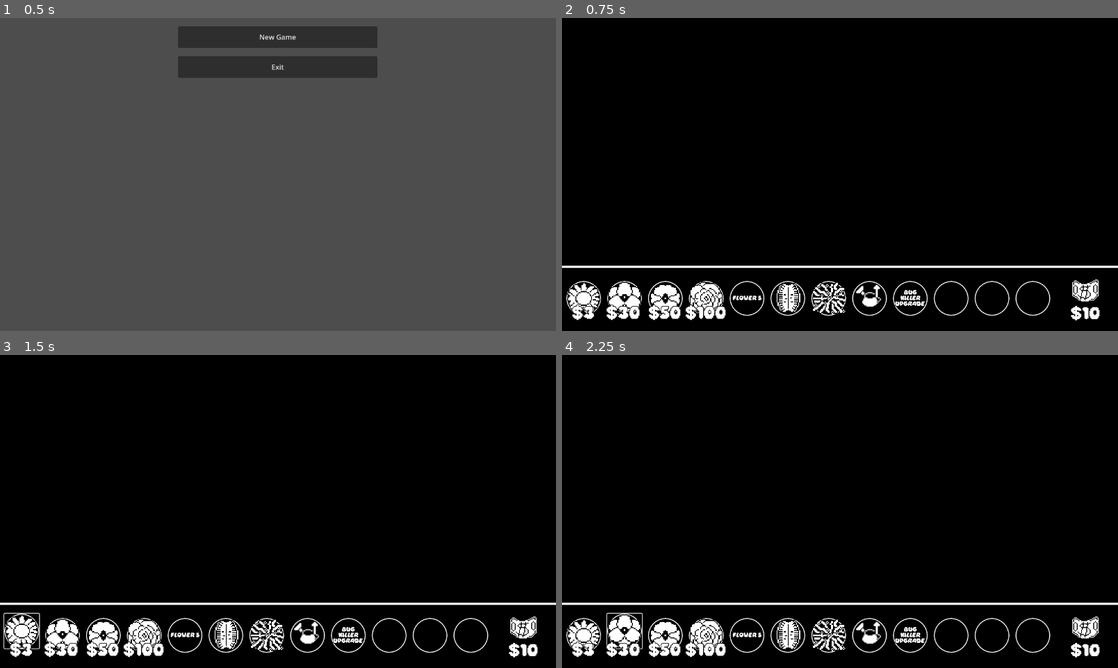
Above: before the commit, frames 1-4 (two rows, left to right).
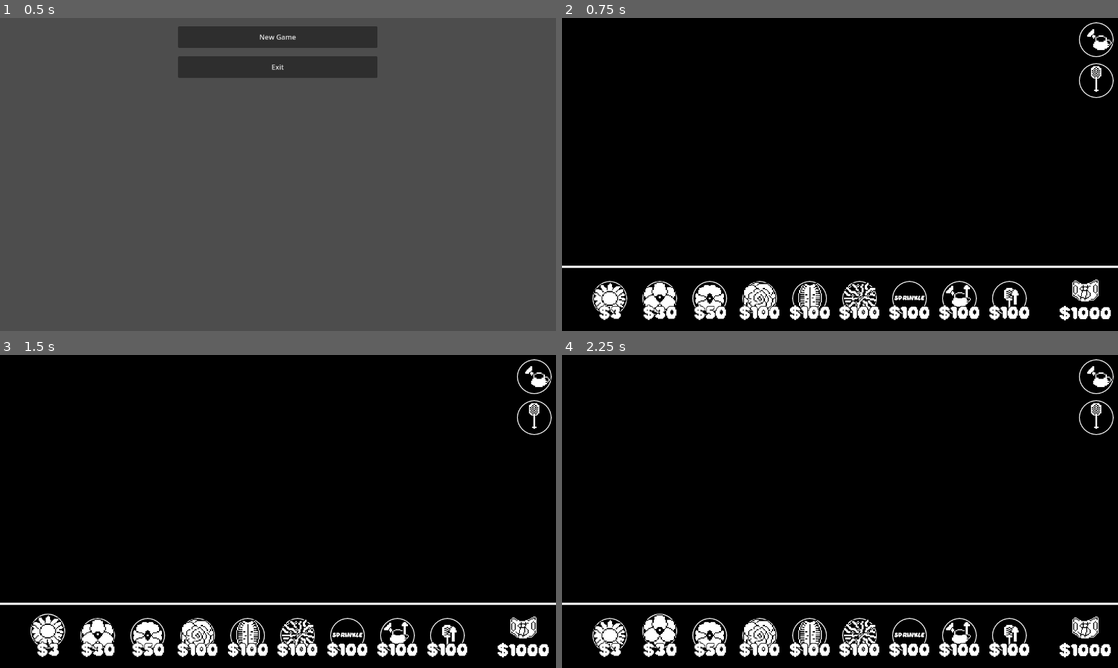
Above: after the commit, the same moments.

Repository: Dargothur/NRG_B1T
Game: Godot game, scene res://Scenes/Levels/main_menu.tscn
Two runs of this game, one before a commit and one after it. Both use one fixed random seed, a clock stepped at 60 frames per second and the inputs below.
Inputs (mouse positions are in pixels of both pictures, inside the frame that each line leads up to; where the layout moved, square brackets give the same spot in the first picture):
- Up to frame 1 (0.5 s): no input
- Up to frame 2 (0.75 s): click "New Game" at 0.5 s
- Up to frame 3 (1.5 s): click (50, 636) [22, 636] at 1.25 s
- Up to frame 4 (2.25 s): click (662, 636) [623, 636] at 2 s

Frame 1 is identical in both runs. In frame 2, 6.3% of the frame differs, in the area x 0-100%, y 1-97%; in frame 3, 6.5%; in frame 4, 6.5%.

Commit message:
More stuffs

Diff:
--- a/Assets/Objects/aphid.tscn
+++ b/Assets/Objects/aphid.tscn
@@ -8,7 +8,7 @@
 
 [node name="AnimatedSprite2D" type="AnimatedSprite2D" parent="."]
 sprite_frames = ExtResource("1_ms80v")
-frame_progress = 0.769953
+frame_progress = 0.510536
 
 [node name="CollisionShape2D" type="CollisionShape2D" parent="."]
 shape = SubResource("CapsuleShape2D_pfsbd")
--- a/Assets/Objects/coin.tscn
+++ b/Assets/Objects/coin.tscn
@@ -22,7 +22,7 @@
 texture_filter = 1
 sprite_frames = ExtResource("2_nyhc2")
 autoplay = "default"
-frame_progress = 0.12076
+frame_progress = 0.80673
 
 [node name="AudioStreamPlayer2D" type="AudioStreamPlayer2D" parent="."]
 stream = ExtResource("3_nyhc2")
--- a/Assets/Objects/flower.tscn
+++ b/Assets/Objects/flower.tscn
@@ -11,8 +11,9 @@
 [node name="Flower Animation" type="AnimatedSprite2D" parent="."]
 texture_filter = 1
 sprite_frames = ExtResource("2_ojd4l")
+animation = &"wilted"
 autoplay = "default"
-frame_progress = 0.64277
+frame_progress = 0.014564
 metadata/_edit_lock_ = true
 
 [node name="CollisionShape2D" type="CollisionShape2D" parent="."]
--- /dev/null
+++ b/Assets/Objects/watering_can.tscn
@@ -0,0 +1,12 @@
+[gd_scene load_steps=3 format=3 uid="uid://bxoyqgmv3ribv"]
+
+[ext_resource type="Script" uid="uid://diohtae6y6xxf" path="res://watering_can.gd" id="1_xcyei"]
+
+[sub_resource type="CircleShape2D" id="CircleShape2D_aigni"]
+radius = 16.0
+
+[node name="watering_can" type="Area2D"]
+script = ExtResource("1_xcyei")
+
+[node name="CollisionShape2D" type="CollisionShape2D" parent="."]
+shape = SubResource("CircleShape2D_aigni")
--- /dev/null
+++ b/Assets/Scripts/btn_bug_killer.gd
@@ -0,0 +1,7 @@
+extends Button
+
+var bug_killer = load("res://Assets/Images/Fly Swatter/Fly Swatter.png")
+
+func _on_pressed() -> void:
+	GameMaster.current_tool = GameMaster.Tool.BUG_KILLER
+	Input.set_custom_mouse_cursor(bug_killer)
--- /dev/null
+++ b/Assets/Scripts/btn_watering_can.gd
@@ -0,0 +1,7 @@
+extends Button
+
+var watering_can = load("res://Assets/Images/Watering Can/Watering-Can.png")
+
+func _on_pressed() -> void:
+	GameMaster.current_tool = GameMaster.Tool.WATERING_CAN
+	Input.set_custom_mouse_cursor(watering_can)
--- a/Assets/Scripts/coin.gd
+++ b/Assets/Scripts/coin.gd
@@ -41,7 +41,6 @@
 
 func _physics_process(delta: float) -> void:
 	if(clicked):
-		print(t)
 		if(t < 1.0):
 			t += delta * 0.4
 		else:
--- a/Assets/Scripts/game_master.gd
+++ b/Assets/Scripts/game_master.gd
@@ -6,11 +6,13 @@
 	FREESIA,
 	POPPY,
 	ROSE,
+	VINES,
+	FLYTRAP,
 	WATERING_CAN,
 	BUG_KILLER
 }
 
-var player_currency = 10
+var player_currency = 1000
 var player_label_position = null
 var current_tool = Tool.NONE
 var in_garden = false
--- a/Assets/Scripts/garden.gd
+++ b/Assets/Scripts/garden.gd
@@ -4,6 +4,8 @@
 var freesia = load("res://Assets/Images/Flowers/Freesia/icnFreesia.png")
 var poppy = load("res://Assets/Images/Flowers/Poppy/icnPoppy.png")
 var rose = load("res://Assets/Images/Flowers/Rose/icnRose.png")
+var watering_can = load("res://Assets/Images/Watering Can/Watering-Can.png")
+var bug_killer = load("res://Assets/Images/Fly Swatter/Fly Swatter.png")
 
 var spawn_ready = true
 
@@ -11,21 +13,22 @@
 	GameMaster.in_garden = true
 	match GameMaster.current_tool:
 		GameMaster.Tool.DAISY:
-			print("Flower type is Daisy.")
 			Input.set_custom_mouse_cursor(daisy)
 		GameMaster.Tool.FREESIA:
-			print("Flower type is Freesia.")
 			Input.set_custom_mouse_cursor(freesia)
 		GameMaster.Tool.POPPY:
-			print("Flower type is Poppy.")
 			Input.set_custom_mouse_cursor(poppy)
 		GameMaster.Tool.ROSE:
-			print("Flower type is Rose.")
 			Input.set_custom_mouse_cursor(rose)
+		GameMaster.Tool.WATERING_CAN:
+			Input.set_custom_mouse_cursor(watering_can)
+		GameMaster.Tool.BUG_KILLER:
+			Input.set_custom_mouse_cursor(bug_killer)
 
 
 func _on_mouse_exited() -> void:
 	GameMaster.in_garden = false
+	Input.set_custom_mouse_cursor(null)
 
 
 func _process(delta: float) -> void:
@@ -67,6 +70,10 @@
 					new_flower.global_position = get_global_mouse_position()
 					spawn_ready = false
 					GameMaster.player_currency -= 100
+			GameMaster.Tool.WATERING_CAN:
+				pass
+			GameMaster.Tool.BUG_KILLER:
+				pass
 
 func _on_spawn_timer_timeout() -> void:
 	spawn_ready = true
--- a/Assets/SpriteFrames/sprite_frames_freesia.tres
+++ b/Assets/SpriteFrames/sprite_frames_freesia.tres
@@ -1,6 +1,7 @@
-[gd_resource type="SpriteFrames" load_steps=4 format=3 uid="uid://dhdq8dsdm7618"]
+[gd_resource type="SpriteFrames" load_steps=7 format=3 uid="uid://dhdq8dsdm7618"]
 
 [ext_resource type="Texture2D" uid="uid://cavp8e704m16e" path="res://Assets/Images/Flowers/Freesia/Freesia-Sheet.png" id="1_mrf5q"]
+[ext_resource type="Texture2D" uid="uid://02eewlc5baid" path="res://Assets/Images/Flowers/Freesia/Withered-Freesia.png" id="2_bnjcv"]
 
 [sub_resource type="AtlasTexture" id="AtlasTexture_bnjcv"]
 atlas = ExtResource("1_mrf5q")
@@ -8,6 +9,14 @@
 
 [sub_resource type="AtlasTexture" id="AtlasTexture_4rs5m"]
 atlas = ExtResource("1_mrf5q")
+region = Rect2(32, 0, 32, 32)
+
+[sub_resource type="AtlasTexture" id="AtlasTexture_gkw0a"]
+atlas = ExtResource("2_bnjcv")
+region = Rect2(0, 0, 32, 32)
+
+[sub_resource type="AtlasTexture" id="AtlasTexture_t13fj"]
+atlas = ExtResource("2_bnjcv")
 region = Rect2(32, 0, 32, 32)
 
 [resource]
@@ -22,4 +31,15 @@
 "loop": true,
 "name": &"default",
 "speed": 5.0
+}, {
+"frames": [{
+"duration": 1.0,
+"texture": SubResource("AtlasTexture_gkw0a")
+}, {
+"duration": 1.0,
+"texture": SubResource("AtlasTexture_t13fj")
+}],
+"loop": true,
+"name": &"wilted",
+"speed": 4.0
 }]
--- a/Assets/SpriteFrames/sprite_frames_poppy.tres
+++ b/Assets/SpriteFrames/sprite_frames_poppy.tres
@@ -1,6 +1,7 @@
-[gd_resource type="SpriteFrames" load_steps=4 format=3 uid="uid://2n73arfo03at"]
+[gd_resource type="SpriteFrames" load_steps=7 format=3 uid="uid://2n73arfo03at"]
 
 [ext_resource type="Texture2D" uid="uid://cyssf4o8p5ne5" path="res://Assets/Images/Flowers/Poppy/Poppy-Sheet.png" id="1_1nots"]
+[ext_resource type="Texture2D" uid="uid://dgwiaxyeoha74" path="res://Assets/Images/Flowers/Poppy/Withered-Poppy.png" id="2_ldsfn"]
 
 [sub_resource type="AtlasTexture" id="AtlasTexture_ldsfn"]
 atlas = ExtResource("1_1nots")
@@ -8,6 +9,14 @@
 
 [sub_resource type="AtlasTexture" id="AtlasTexture_qx30h"]
 atlas = ExtResource("1_1nots")
+region = Rect2(32, 0, 32, 32)
+
+[sub_resource type="AtlasTexture" id="AtlasTexture_1n1f2"]
+atlas = ExtResource("2_ldsfn")
+region = Rect2(0, 0, 32, 32)
+
+[sub_resource type="AtlasTexture" id="AtlasTexture_60fw5"]
+atlas = ExtResource("2_ldsfn")
 region = Rect2(32, 0, 32, 32)
 
 [resource]
@@ -22,4 +31,15 @@
 "loop": true,
 "name": &"default",
 "speed": 5.0
+}, {
+"frames": [{
+"duration": 1.0,
+"texture": SubResource("AtlasTexture_1n1f2")
+}, {
+"duration": 1.0,
+"texture": SubResource("AtlasTexture_60fw5")
+}],
+"loop": true,
+"name": &"wilted",
+"speed": 5.0
 }]
--- a/Assets/SpriteFrames/sprite_frames_rose.tres
+++ b/Assets/SpriteFrames/sprite_frames_rose.tres
@@ -1,6 +1,7 @@
-[gd_resource type="SpriteFrames" load_steps=4 format=3 uid="uid://thmelg17cw7w"]
+[gd_resource type="SpriteFrames" load_steps=7 format=3 uid="uid://thmelg17cw7w"]
 
 [ext_resource type="Texture2D" uid="uid://ga5ej7bjxdwc" path="res://Assets/Images/Flowers/Rose/Rose-Sheet.png" id="1_rsalf"]
+[ext_resource type="Texture2D" uid="uid://dru28wrpkesq0" path="res://Assets/Images/Flowers/Rose/Withered-Rose.png" id="2_y03a0"]
 
 [sub_resource type="AtlasTexture" id="AtlasTexture_y03a0"]
 atlas = ExtResource("1_rsalf")
@@ -8,6 +9,14 @@
 
 [sub_resource type="AtlasTexture" id="AtlasTexture_lwh3c"]
 atlas = ExtResource("1_rsalf")
+region = Rect2(32, 0, 32, 32)
+
+[sub_resource type="AtlasTexture" id="AtlasTexture_r6dhe"]
+atlas = ExtResource("2_y03a0")
+region = Rect2(0, 0, 32, 32)
+
+[sub_resource type="AtlasTexture" id="AtlasTexture_ahm5f"]
+atlas = ExtResource("2_y03a0")
 region = Rect2(32, 0, 32, 32)
 
 [resource]
@@ -22,4 +31,15 @@
 "loop": true,
 "name": &"default",
 "speed": 5.0
+}, {
+"frames": [{
+"duration": 1.0,
+"texture": SubResource("AtlasTexture_r6dhe")
+}, {
+"duration": 1.0,
+"texture": SubResource("AtlasTexture_ahm5f")
+}],
+"loop": true,
+"name": &"wilted",
+"speed": 5.0
 }]
--- a/Assets/Themes/theme_game_ui.tres
+++ b/Assets/Themes/theme_game_ui.tres
@@ -1,6 +1,18 @@
-[gd_resource type="Theme" load_steps=5 format=3 uid="uid://dh30geagbyidw"]
+[gd_resource type="Theme" load_steps=6 format=3 uid="uid://dh30geagbyidw"]
 
-[ext_resource type="FontFile" uid="uid://yvijosdanbh4" path="res://Assets/Fonts/Daydream.ttf" id="1_88t5b"]
+[ext_resource type="FontFile" uid="uid://ce3ko3xrvdk8i" path="res://Assets/Fonts/Daydream.ttf" id="1_88t5b"]
+
+[sub_resource type="StyleBoxFlat" id="StyleBoxFlat_88t5b"]
+bg_color = Color(0, 0, 0, 1)
+border_width_left = 2
+border_width_top = 2
+border_width_right = 2
+border_width_bottom = 2
+border_color = Color(1, 1, 1, 1)
+corner_radius_top_left = 50
+corner_radius_top_right = 50
+corner_radius_bottom_right = 50
+corner_radius_bottom_left = 50
 
 [sub_resource type="StyleBoxFlat" id="StyleBoxFlat_pav4e"]
 bg_color = Color(0, 0, 0, 1)
@@ -37,8 +49,10 @@
 Button/constants/outline_size = 5
 Button/font_sizes/font_size = 9
 Button/fonts/font = ExtResource("1_88t5b")
+Button/styles/focus = SubResource("StyleBoxFlat_88t5b")
 Button/styles/hover = SubResource("StyleBoxFlat_pav4e")
 Button/styles/normal = SubResource("StyleBoxFlat_apdkg")
+HBoxContainer/constants/separation = 25
 Label/constants/outline_size = 5
 Label/font_sizes/font_size = 25
 Label/fonts/font = ExtResource("1_88t5b")
--- a/Scenes/Levels/game_level.tscn
+++ b/Scenes/Levels/game_level.tscn
@@ -1,17 +1,22 @@
-[gd_scene load_steps=15 format=3 uid="uid://b12gq7t7al4t8"]
-
-[ext_resource type="Script" path="res://Assets/Scripts/game_level.gd" id="1_0rvva"]
+[gd_scene load_steps=20 format=3 uid="uid://b12gq7t7al4t8"]
+
+[ext_resource type="Script" uid="uid://vbmevspf4ide" path="res://Assets/Scripts/game_level.gd" id="1_0rvva"]
 [ext_resource type="Theme" uid="uid://dh30geagbyidw" path="res://Assets/Themes/theme_game_ui.tres" id="2_0rvva"]
-[ext_resource type="Texture2D" uid="uid://dgno1vdrodbrd" path="res://Assets/Images/Currency/Dollar/Dollar.png" id="3_0rvva"]
-[ext_resource type="Texture2D" uid="uid://u6n3fj1gybd8" path="res://Assets/Images/Flowers/Daisy/icnDaisy.png" id="3_06pid"]
-[ext_resource type="Script" path="res://Assets/Scripts/btn_action.gd" id="3_a8d8m"]
-[ext_resource type="Texture2D" uid="uid://blny14psnioyw" path="res://Assets/Images/Flowers/Freesia/icnFreesia.png" id="5_0ohik"]
-[ext_resource type="Texture2D" uid="uid://vyv2knqcjd2o" path="res://Assets/Images/Flowers/Poppy/icnPoppy.png" id="6_jsuo6"]
-[ext_resource type="Texture2D" uid="uid://bwu66txfvlpa3" path="res://Assets/Images/Flowers/Rose/icnRose.png" id="7_hyqiq"]
-[ext_resource type="Texture2D" uid="uid://cfmpfoophgn14" path="res://Assets/Images/Flowers/Fly Trap/icnFlyTrap.png" id="8_otl2i"]
-[ext_resource type="Texture2D" uid="uid://21qwiqbdlpu5" path="res://Assets/Images/Flowers/Vines/icnVines.png" id="9_l5ayb"]
-[ext_resource type="Texture2D" uid="uid://bcb7nm6cjb6ix" path="res://Assets/Images/Watering Can/Watering Can Upgrade.png" id="10_hyqiq"]
-[ext_resource type="Script" path="res://Assets/Scripts/garden.gd" id="11_jsuo6"]
+[ext_resource type="Texture2D" uid="uid://8wo20jbalqux" path="res://Assets/Images/Currency/Dollar/Dollar.png" id="3_0rvva"]
+[ext_resource type="Texture2D" uid="uid://b52l3de3iq0kw" path="res://Assets/Images/Flowers/Daisy/icnDaisy.png" id="3_06pid"]
+[ext_resource type="Script" uid="uid://5w8ru62gu430" path="res://Assets/Scripts/btn_action.gd" id="3_a8d8m"]
+[ext_resource type="Texture2D" uid="uid://basgo31yc84js" path="res://Assets/Images/Flowers/Freesia/icnFreesia.png" id="5_0ohik"]
+[ext_resource type="Texture2D" uid="uid://bj5o12kn1imqr" path="res://Assets/Images/Flowers/Poppy/icnPoppy.png" id="6_jsuo6"]
+[ext_resource type="Texture2D" uid="uid://xo5lr0oquo0d" path="res://Assets/Images/Flowers/Rose/icnRose.png" id="7_hyqiq"]
+[ext_resource type="Texture2D" uid="uid://dnl2l5gw5qikv" path="res://Assets/Images/Flowers/Fly Trap/icnFlyTrap.png" id="8_otl2i"]
+[ext_resource type="Texture2D" uid="uid://bk0yc54yr0e5c" path="res://Assets/Images/Flowers/Vines/icnVines.png" id="9_l5ayb"]
+[ext_resource type="Texture2D" uid="uid://dlay0xxbmeu03" path="res://Assets/Images/Watering Can/Watering Can Upgrade.png" id="10_hyqiq"]
+[ext_resource type="Script" uid="uid://bho8jn8n8jqsp" path="res://Assets/Scripts/garden.gd" id="11_jsuo6"]
+[ext_resource type="Texture2D" uid="uid://djb6yd2o6071l" path="res://Assets/Images/Fly Swatter/Fly Swatter Upgrade.png" id="11_svdjn"]
+[ext_resource type="Texture2D" uid="uid://ddijrsfl06kf" path="res://Assets/Images/Watering Can/Watering-Can.png" id="13_wwnap"]
+[ext_resource type="Script" uid="uid://8e57bhvgsrop" path="res://Assets/Scripts/btn_watering_can.gd" id="14_ynn2x"]
+[ext_resource type="Script" uid="uid://wxjplsga3vxt" path="res://Assets/Scripts/btn_bug_killer.gd" id="15_svdjn"]
+[ext_resource type="Texture2D" uid="uid://da4pweomumbun" path="res://Assets/Images/Fly Swatter/Fly Swatter.png" id="16_1o3sn"]
 
 [sub_resource type="StyleBoxFlat" id="StyleBoxFlat_k18i5"]
 bg_color = Color(0, 0, 0, 1)
@@ -27,9 +32,9 @@
 [node name="lblDaisyPrice" type="Label" parent="."]
 z_index = 2
 texture_filter = 1
-offset_left = 23.0
-offset_top = 661.0
-offset_right = 75.0
+offset_left = 85.0
+offset_top = 661.0
+offset_right = 137.0
 offset_bottom = 695.0
 mouse_filter = 1
 theme = ExtResource("2_0rvva")
@@ -39,9 +44,9 @@
 [node name="lblFreesiaPrice" type="Label" parent="."]
 z_index = 2
 texture_filter = 1
-offset_left = 102.0
-offset_top = 661.0
-offset_right = 179.0
+offset_left = 187.0
+offset_top = 661.0
+offset_right = 264.0
 offset_bottom = 695.0
 mouse_filter = 1
 theme = ExtResource("2_0rvva")
@@ -51,9 +56,9 @@
 [node name="lblPoppyPrice" type="Label" parent="."]
 z_index = 2
 texture_filter = 1
-offset_left = 197.0
-offset_top = 661.0
-offset_right = 274.0
+offset_left = 302.0
+offset_top = 661.0
+offset_right = 379.0
 offset_bottom = 695.0
 mouse_filter = 1
 theme = ExtResource("2_0rvva")
@@ -63,9 +68,69 @@
 [node name="lblRosePrice" type="Label" parent="."]
 z_index = 2
 texture_filter = 1
-offset_left = 284.0
-offset_top = 661.0
-offset_right = 378.0
+offset_left = 408.0
+offset_top = 661.0
+offset_right = 502.0
+offset_bottom = 695.0
+mouse_filter = 1
+theme = ExtResource("2_0rvva")
+text = "$100"
+horizontal_alignment = 2
+
+[node name="lblFlyTrapPrice" type="Label" parent="."]
+z_index = 2
+texture_filter = 1
+offset_left = 524.0
+offset_top = 661.0
+offset_right = 618.0
+offset_bottom = 695.0
+mouse_filter = 1
+theme = ExtResource("2_0rvva")
+text = "$100"
+horizontal_alignment = 2
+
+[node name="lblVinesPrice" type="Label" parent="."]
+z_index = 2
+texture_filter = 1
+offset_left = 638.0
+offset_top = 661.0
+offset_right = 732.0
+offset_bottom = 695.0
+mouse_filter = 1
+theme = ExtResource("2_0rvva")
+text = "$100"
+horizontal_alignment = 2
+
+[node name="lblSprinklerPrice" type="Label" parent="."]
+z_index = 2
+texture_filter = 1
+offset_left = 753.0
+offset_top = 661.0
+offset_right = 847.0
+offset_bottom = 695.0
+mouse_filter = 1
+theme = ExtResource("2_0rvva")
+text = "$100"
+horizontal_alignment = 2
+
+[node name="lblWCUpgradePrice" type="Label" parent="."]
+z_index = 2
+texture_filter = 1
+offset_left = 868.0
+offset_top = 661.0
+offset_right = 962.0
+offset_bottom = 695.0
+mouse_filter = 1
+theme = ExtResource("2_0rvva")
+text = "$100"
+horizontal_alignment = 2
+
+[node name="lblBKUpgradePrice" type="Label" parent="."]
+z_index = 2
+texture_filter = 1
+offset_left = 983.0
+offset_top = 661.0
+offset_right = 1077.0
 offset_bottom = 695.0
 mouse_filter = 1
 theme = ExtResource("2_0rvva")
@@ -78,6 +143,7 @@
 offset_bottom = 720.0
 size_flags_vertical = 8
 theme = ExtResource("2_0rvva")
+alignment = 1
 metadata/_edit_lock_ = true
 
 [node name="cntrDaisy" type="MarginContainer" parent="HBoxContainer"]
@@ -151,19 +217,6 @@
 script = ExtResource("3_a8d8m")
 toolType = 4
 
-[node name="MarginContainer5" type="MarginContainer" parent="HBoxContainer"]
-layout_mode = 2
-theme_override_constants/margin_left = 10
-theme_override_constants/margin_top = 10
-theme_override_constants/margin_bottom = 10
-
-[node name="Button" type="Button" parent="HBoxContainer/MarginContainer5"]
-custom_minimum_size = Vector2(80, 80)
-layout_mode = 2
-size_flags_horizontal = 4
-size_flags_vertical = 4
-text = "Flower 5"
-
 [node name="MarginContainer8" type="MarginContainer" parent="HBoxContainer"]
 layout_mode = 2
 theme_override_constants/margin_left = 10
@@ -196,6 +249,20 @@
 icon_alignment = 1
 expand_icon = true
 
+[node name="MarginContainer10" type="MarginContainer" parent="HBoxContainer"]
+layout_mode = 2
+theme_override_constants/margin_left = 10
+theme_override_constants/margin_top = 10
+theme_override_constants/margin_bottom = 10
+
+[node name="Button" type="Button" parent="HBoxContainer/MarginContainer10"]
+custom_minimum_size = Vector2(80, 80)
+layout_mode = 2
+size_flags_horizontal = 4
+size_flags_vertical = 4
+text = "Sprinkler"
+text_overrun_behavior = 1
+
 [node name="cntrWateringCanUpgrade" type="MarginContainer" parent="HBoxContainer"]
 layout_mode = 2
 theme_override_constants/margin_left = 10
@@ -203,6 +270,7 @@
 theme_override_constants/margin_bottom = 10
 
 [node name="btnWateringCanUpgrade" type="Button" parent="HBoxContainer/cntrWateringCanUpgrade"]
+texture_filter = 1
 custom_minimum_size = Vector2(80, 80)
 layout_mode = 2
 size_flags_horizontal = 4
@@ -212,55 +280,22 @@
 icon_alignment = 1
 expand_icon = true
 
-[node name="MarginContainer7" type="MarginContainer" parent="HBoxContainer"]
-layout_mode = 2
-theme_override_constants/margin_left = 10
-theme_override_constants/margin_top = 10
-theme_override_constants/margin_bottom = 10
-
-[node name="Button" type="Button" parent="HBoxContainer/MarginContainer7"]
-custom_minimum_size = Vector2(80, 80)
-layout_mode = 2
-size_flags_horizontal = 4
-size_flags_vertical = 4
-text = "Bug Killer Upgrade"
+[node name="cntrBugKillerUpgrade" type="MarginContainer" parent="HBoxContainer"]
+layout_mode = 2
+theme_override_constants/margin_left = 10
+theme_override_constants/margin_top = 10
+theme_override_constants/margin_bottom = 10
+
+[node name="btnBugKillerUpgrade" type="Button" parent="HBoxContainer/cntrBugKillerUpgrade"]
+texture_filter = 1
+custom_minimum_size = Vector2(80, 80)
+layout_mode = 2
+size_flags_horizontal = 4
+size_flags_vertical = 4
+icon = ExtResource("11_svdjn")
 autowrap_mode = 2
-
-[node name="MarginContainer10" type="MarginContainer" parent="HBoxContainer"]
-layout_mode = 2
-theme_override_constants/margin_left = 10
-theme_override_constants/margin_top = 10
-theme_override_constants/margin_bottom = 10
-
-[node name="Button" type="Button" parent="HBoxContainer/MarginContainer10"]
-custom_minimum_size = Vector2(80, 80)
-layout_mode = 2
-size_flags_horizontal = 4
-size_flags_vertical = 4
-
-[node name="MarginContainer11" type="MarginContainer" parent="HBoxContainer"]
-layout_mode = 2
-theme_override_constants/margin_left = 10
-theme_override_constants/margin_top = 10
-theme_override_constants/margin_bottom = 10
-
-[node name="Button" type="Button" parent="HBoxContainer/MarginContainer11"]
-custom_minimum_size = Vector2(80, 80)
-layout_mode = 2
-size_flags_horizontal = 4
-size_flags_vertical = 4
-
-[node name="MarginContainer12" type="MarginContainer" parent="HBoxContainer"]
-layout_mode = 2
-theme_override_constants/margin_left = 10
-theme_override_constants/margin_top = 10
-theme_override_constants/margin_bottom = 10
-
-[node name="Button" type="Button" parent="HBoxContainer/MarginContainer12"]
-custom_minimum_size = Vector2(80, 80)
-layout_mode = 2
-size_flags_horizontal = 4
-size_flags_vertical = 4
+icon_alignment = 1
+expand_icon = true
 
 [node name="VBoxContainer" type="VBoxContainer" parent="."]
 offset_left = 1130.0
@@ -314,6 +349,49 @@
 [node name="SpawnTimer" type="Timer" parent="Garden"]
 wait_time = 0.2
 autostart = true
+
+[node name="Toolbox" type="VBoxContainer" parent="."]
+offset_left = 1180.0
+offset_right = 1280.0
+offset_bottom = 200.0
+grow_horizontal = 0
+grow_vertical = 0
+theme = ExtResource("2_0rvva")
+
+[node name="cntrWateringCan" type="MarginContainer" parent="Toolbox"]
+layout_mode = 2
+theme_override_constants/margin_left = 10
+theme_override_constants/margin_top = 10
+theme_override_constants/margin_right = 10
+
+[node name="btnWateringCan" type="Button" parent="Toolbox/cntrWateringCan"]
+texture_filter = 1
+custom_minimum_size = Vector2(80, 80)
+layout_mode = 2
+size_flags_horizontal = 4
+size_flags_vertical = 4
+icon = ExtResource("13_wwnap")
+icon_alignment = 1
+expand_icon = true
+script = ExtResource("14_ynn2x")
+
+[node name="cntrBugKiller" type="MarginContainer" parent="Toolbox"]
+layout_mode = 2
+theme_override_constants/margin_left = 10
+theme_override_constants/margin_top = 10
+theme_override_constants/margin_right = 10
+
+[node name="btnBugKiller" type="Button" parent="Toolbox/cntrBugKiller"]
+texture_filter = 1
+custom_minimum_size = Vector2(80, 80)
+layout_mode = 2
+size_flags_horizontal = 4
+size_flags_vertical = 4
+icon = ExtResource("16_1o3sn")
+autowrap_mode = 2
+icon_alignment = 1
+expand_icon = true
+script = ExtResource("15_svdjn")
 
 [connection signal="mouse_entered" from="HBoxContainer/cntrDaisy/btnDaisy" to="HBoxContainer/cntrDaisy/btnDaisy" method="_on_mouse_entered"]
 [connection signal="mouse_exited" from="HBoxContainer/cntrDaisy/btnDaisy" to="HBoxContainer/cntrDaisy/btnDaisy" method="_on_mouse_exited"]
@@ -330,3 +408,5 @@
 [connection signal="mouse_entered" from="Garden" to="Garden" method="_on_mouse_entered"]
 [connection signal="mouse_exited" from="Garden" to="Garden" method="_on_mouse_exited"]
 [connection signal="timeout" from="Garden/SpawnTimer" to="Garden" method="_on_spawn_timer_timeout"]
+[connection signal="pressed" from="Toolbox/cntrWateringCan/btnWateringCan" to="Toolbox/cntrWateringCan/btnWateringCan" method="_on_pressed"]
+[connection signal="pressed" from="Toolbox/cntrBugKiller/btnBugKiller" to="Toolbox/cntrBugKiller/btnBugKiller" method="_on_pressed"]
--- /dev/null
+++ b/watering_can.gd
@@ -0,0 +1,8 @@
+extends Area2D
+
+
+
+func _process(delta: float) -> void:
+	global_position = get_global_mouse_position()
+	if(Input.is_action_pressed("use_tool")):
+		print("Watering...")
Not shown: 1 places in Assets/Objects/coin.tscn that only renumber resources
Not shown, added: Assets/Scripts/btn_bug_killer.gd.uid
Not shown, added: Assets/Scripts/btn_watering_can.gd.uid
Not shown: 1 places in Assets/SpriteFrames/sprite_frames_1-cent.tres that only renumber resources
Not shown: 1 places in Scenes/Levels/scene_manager.tscn that only renumber resources
Not shown, added: watering_can.gd.uid
